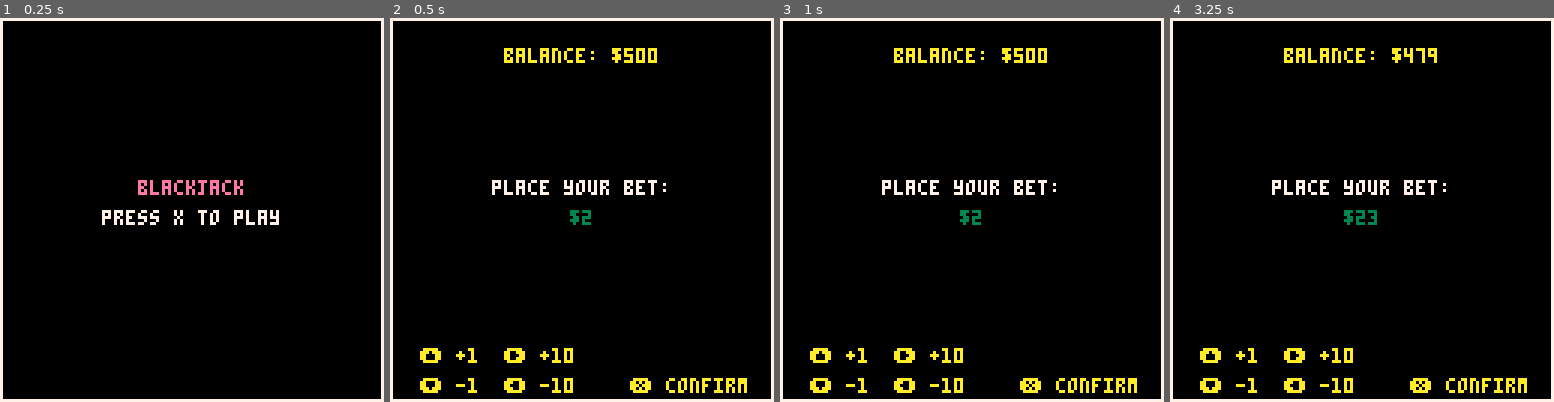
Above: before the commit, frames 1-4 (left to right).
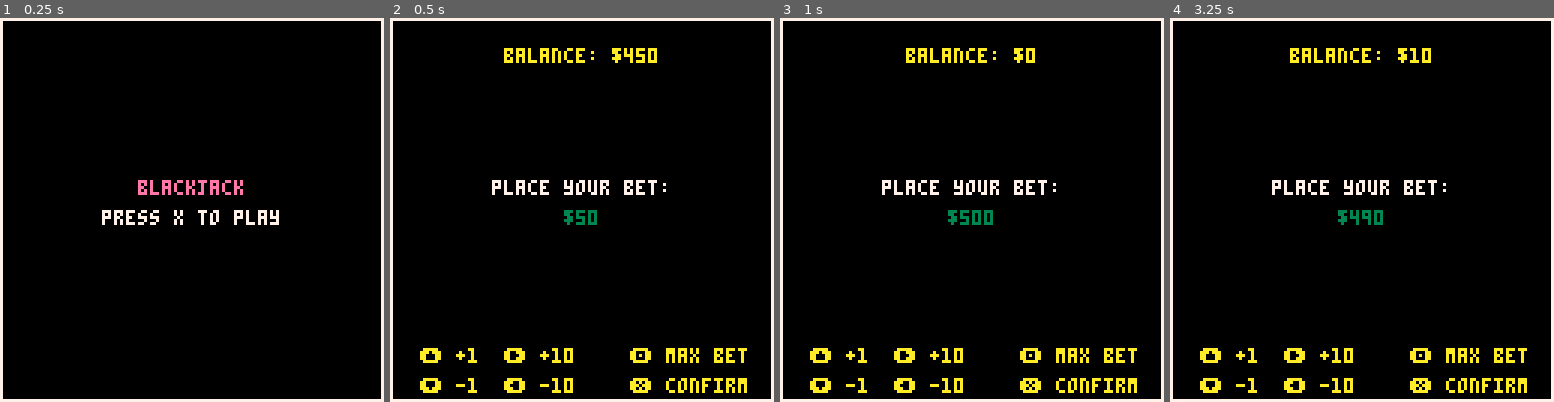
Above: after the commit, the same moments.

Repository: l4nk332/pico_blackjack
Game: PICO-8 cartridge black_jack.p8
Two runs of this game, one before a commit and one after it. Both use one fixed random seed, a clock stepped at 60 frames per second and the inputs below.
Inputs:
- Up to frame 1 (0.25 s): no input
- Up to frame 2 (0.5 s): tap X (X key) at 0.33 s
- Up to frame 3 (1 s): tap O (Z key) at 0.7 s
- Up to frame 4 (3.25 s): tap X (X key) at 1.07, 1.85, 2.97 s; hold Right 1.6-2.1 s; tap O (Z key) every 0.4 s from 1.7 to 2.9 s; hold Up 2.15-2.42 s; hold Right 2.47-3.03 s; hold Left from 3.08 s (still down)

Frame 1 is identical in both runs. In frame 2, 0.8% of the frame differs, in the area x 45-93%, y 7-90%; in frame 3, 1.2%; in frame 4, 1.4%, in the area x 29-93%, y 7-90%.

Commit message:
Finish blinds phase

Diff:
--- a/black_jack.p8
+++ b/black_jack.p8
@@ -22,9 +22,10 @@
 deck = new_deck()
 pile = {}
 phase = all_phases['blinds']
-balance = 500
-wager = 2
--- end of globals
+max_bet = 500
+min_bet = 2
+balance = 450
+wager = 50
 
 -- utils
 function hcenter(s)
@@ -34,15 +35,8 @@
 function vcenter()
   return 61
 end
--- end of utils
 
-function init_screen()
-  local msg_1 = "blackjack"
-  local msg_2 = "press x to play"
-  print(msg_1, hcenter(msg_1), 54, 14)
-  print(msg_2, hcenter(msg_2), 64, 7)
-end
-
+-- update
 function draw_card()
   if #deck == 0 then
     deck = pile
@@ -56,42 +50,75 @@
   return drawn_card
 end
 
-function render_phase()
-  if phase == all_phases['blinds'] then
-    local msg_q = 'place your bet:'
-    print(msg_q, hcenter(msg_q), 54, 7)
-    local msg_amt = '$'..wager
-    print(msg_amt, hcenter(msg_amt), 64, 3)
-    local msg_bal = 'balance: $'..balance
-    print(msg_bal, hcenter(msg_bal), 10, 10)
-    print('⬆️ +1  ➡️ +10', 10, 110, 10)
-    print('⬇️ -1  ⬅️ -10', 10, 120, 10)
-    print('❎ confirm', 80, 120, 10)
+function update_blinds_phase()
+  local amt = 1
+
+  if btnp(0) or btnp(1) then
+    if btnp(0) then
+      amt = 10
+      while wager - amt < min_bet do
+        amt -= 1
+      end
+    elseif btnp(1) and balance < 10 then
+      amt = balance
+    elseif btnp(1) then
+      amt = 10
+      while wager + amt > max_bet do
+        amt -= 1
+      end
+    else
+      amt = 10
+    end
   end
+
+  if (btnp(1) or btnp(2)) and balance > 0 and wager < max_bet then
+    wager += amt
+    balance -= amt
+  elseif (btnp(0) or btnp(3)) and wager > min_bet then
+    wager -= amt
+    balance += amt
+  elseif btnp(4) then
+    amt = min(max_bet, balance)
+    wager += amt
+    balance -= amt
+  end
+end
+
+function update_phase()
+  if phase == all_phases['blinds'] then update_blinds_phase() end
 end
 
 function _update()
   if btnp(5) and not game_started then
     game_started = true
-  elseif phase == all_phases['blinds'] then
-    local amt = 1
+  else
+    update_phase()
+  end
+end
 
-    if btnp(0) or btnp(1) then
-      if balance < 10 then
-        amt = balance
-      else
-        amt = 10
-      end
-    end
+-- draw
+function init_screen()
+  local msg_1 = "blackjack"
+  local msg_2 = "press x to play"
+  print(msg_1, hcenter(msg_1), 54, 14)
+  print(msg_2, hcenter(msg_2), 64, 7)
+end
 
-    if (btnp(1) or btnp(2)) and balance > 0 and wager < 500 then
-      wager += amt
-      balance -= amt
-    elseif (btnp(0) or btnp(3)) and wager > 2 then
-      wager -= amt
-      balance += amt
-    end
-  end
+function render_blinds_phase()
+  local msg_q = 'place your bet:'
+  print(msg_q, hcenter(msg_q), 54, 7)
+  local msg_amt = '$'..wager
+  print(msg_amt, hcenter(msg_amt), 64, 3)
+  local msg_bal = 'balance: $'..balance
+  print(msg_bal, hcenter(msg_bal), 10, 10)
+  print('⬆️ +1  ➡️ +10', 10, 110, 10)
+  print('⬇️ -1  ⬅️ -10', 10, 120, 10)
+  print('🅾️ max bet', 80, 110, 10)
+  print('❎ confirm', 80, 120, 10)
+end
+
+function render_phase()
+  if phase == all_phases['blinds'] then render_blinds_phase() end
 end
 
 function _draw()
